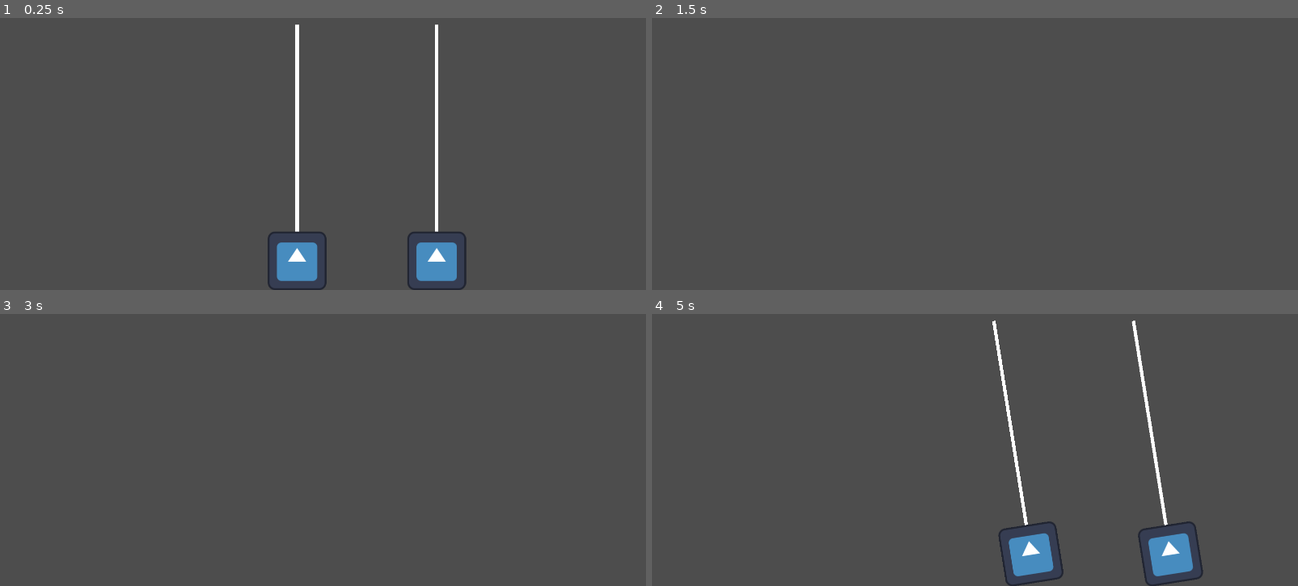
Above: before the commit, frames 1-4 (two rows, left to right).
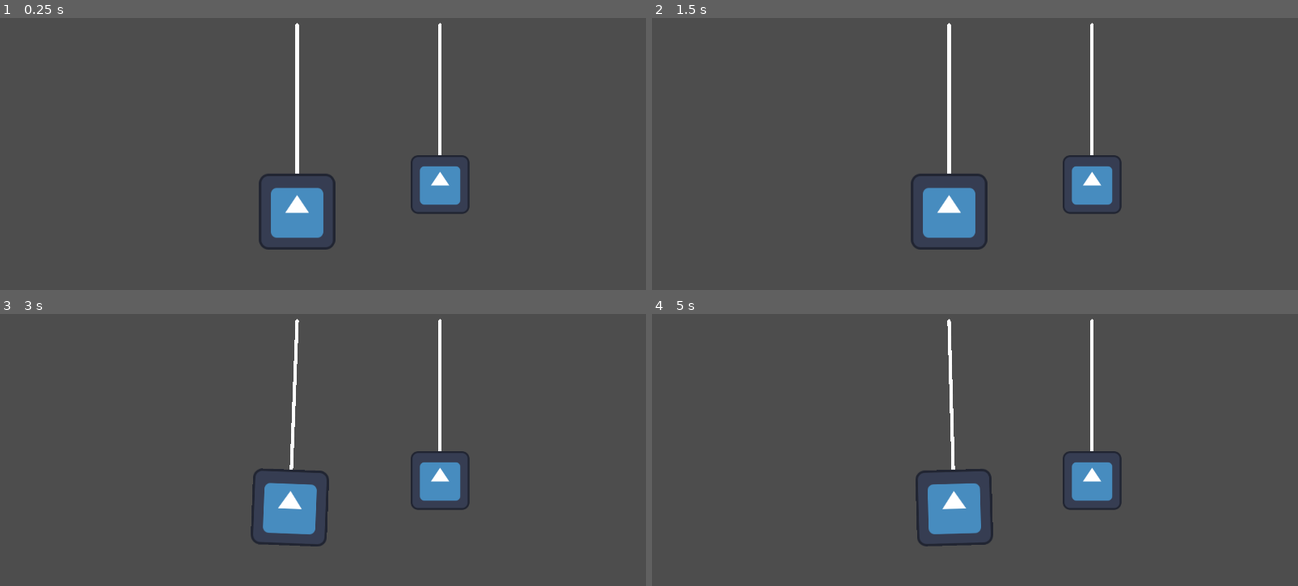
Above: after the commit, the same moments.

Repository: HEKEPOIU/gmtk_2024
Game: Godot game, scene res://scene/main.tscn
The game is run twice, just before and just after one commit, with the same random seed, the same clock (stepped at 60 frames per second) and the same inputs. The engine's default icon, where the game draws it, is replaced by a stand-in: a white triangle on a blue panel in a dark square.
Inputs (mouse positions are in pixels of both pictures, inside the frame that each line leads up to):
- Up to frame 1 (0.25 s): no input
- Up to frame 2 (1.5 s): tap Enter at 0.5 s; move the mouse to (1117, 91) at 0.52 s; hold Right 0.53-1.28 s; click (1117, 91) at 0.6 s; move the mouse to (845, 126) at 1.27 s; hold Left from 1.28 s (still down); click (845, 126) at 1.35 s
- Up to frame 3 (3 s): move the mouse to (387, 324) at 2.02 s; release Left at 2.03 s; hold Right from 2.03 s (still down); click (387, 324) at 2.1 s; move the mouse to (290, 477) at 2.77 s; click (290, 477) at 2.85 s
- Up to frame 4 (5 s): move the mouse to (1168, 458) at 3.52 s; release Right at 3.53 s; hold Left from 3.53 s (still down); click (1168, 458) at 3.6 s; move the mouse to (781, 349) at 4.27 s; click (781, 349) at 4.35 s

The runs differ from the first frame. In frame 1, 5.9% of the frame differs, in the area x 40-73%, y 1-100%; in frame 2, 3.8%; in frame 3, 3.7%; in frame 4, 6.8%, in the area x 40-86%, y 1-100%.

Commit message:
Change style.

Diff:
--- a/scene/main.tscn
+++ b/scene/main.tscn
@@ -7,20 +7,16 @@
 [node name="Pendulum" parent="." instance=ExtResource("1_ahh23")]
 position = Vector2(883, 293)
 move_velocity = 2000.0
-is_follow = null
-length = 700.0
+gravity = 200.0
+end_point_move_multiplier = 1.0
+mass = 20.0
+max_mass = 100.0
+is_current = true
+
+[node name="Pendulum2" parent="." instance=ExtResource("1_ahh23")]
+position = Vector2(1308, 293)
+move_velocity = 2000.0
 gravity = 200.0
 end_point_move_multiplier = 1.0
 mass = 10.0
 max_mass = 100.0
-is_current = true
-
-[node name="Pendulum2" parent="." instance=ExtResource("1_ahh23")]
-position = Vector2(1298, 293)
-move_velocity = 2000.0
-is_follow = null
-length = 700.0
-gravity = 200.0
-end_point_move_multiplier = 1.0
-mass = 10.0
-max_mass = 100.0
--- a/scene/pendulum.tscn
+++ b/scene/pendulum.tscn
@@ -6,8 +6,11 @@
 [node name="Pendulum" type="Node2D"]
 script = ExtResource("1_giu4x")
 move_velocity = null
-length = null
+is_follow = null
+min_length = null
+max_length = null
 gravity = null
+end_point_move_multiplier = null
 mass = 1000.0
 min_mass = null
 max_mass = null
@@ -15,5 +18,8 @@
 
 [node name="Line2D" type="Line2D" parent="."]
 points = PackedVector2Array(0, -3, 0, 541)
+joint_mode = 2
+begin_cap_mode = 2
+end_cap_mode = 2
 
 [node name="PendulumEndPoint" parent="." instance=ExtResource("2_d5bf6")]
--- a/src/pendulum.gd
+++ b/src/pendulum.gd
@@ -13,7 +13,9 @@
 @export var move_velocity: float = 5
 @export var is_follow: bool = true
 
-@export var length: float = 500
+var length: float
+@export var min_length: float = 400
+@export var max_length: float = 1200
 @export var gravity: float = 24
 @export var end_point_move_multiplier: float = 5
 var damping: float:
@@ -35,6 +37,7 @@
 	end_point.on_drag.connect(be_drag)
 	end_point.on_drag_stop.connect(start_simulate)
 	end_point.set_scale_base_mass(mass, min_mass, max_mass)
+	set_mass(mass)
 	set_start_position(rotation)
 
 
@@ -46,13 +49,14 @@
 	process_velocity(delta, pos_diff)
 	update_position(delta, pos_diff)
 	move(delta)
+	set_end_point_position(length)
 
 
-func _process(_delta: float) -> void:
-	if Input.is_key_pressed(KEY_LEFT):
-		move_dir -= 1
-	if Input.is_key_pressed(KEY_RIGHT):
-		move_dir += 1
+# func _process(_delta: float) -> void:
+# 	if Input.is_key_pressed(KEY_LEFT):
+# 		move_dir -= 1
+# 	if Input.is_key_pressed(KEY_RIGHT):
+# 		move_dir += 1
 
 
 func move(delta: float) -> void:
@@ -69,6 +73,12 @@
 	angular_velocity = 0
 	angular_acceleration = 0
 	rotation = angle
+
+
+func set_end_point_position(arm_length: float) -> void:
+	end_position = global_position + Vector2.DOWN.rotated(rotation) * arm_length
+	end_point.global_position = end_position
+	line.set_point_position(1, Vector2(0, arm_length))
 
 
 func update_position(delta: float, pos_dif: Vector2) -> void:
@@ -91,6 +101,8 @@
 
 func set_mass(new_mass: float) -> void:
 	mass = new_mass
+	length = remap(mass, min_mass, max_mass, min_length, max_length)
+	set_end_point_position(length)
 	end_point.set_scale_base_mass(mass, min_mass, max_mass)
 
 
@@ -116,7 +128,7 @@
 func be_drag() -> void:
 	if not is_current:
 		return
-	# TODO: this will cause line not follow
+	# TODO: this will cause line not follow when mouse to fast
 	var dir_to_mouse := (get_global_mouse_position() - pivot_pos).normalized()
 	var mouse_angle := -dir_to_mouse.angle_to(Vector2.DOWN)
 	set_start_position(mouse_angle)
@@ -124,4 +136,5 @@
 
 func start_simulate() -> void:
 	if is_current:
+		set_end_point_position(length)
 		start.emit()
